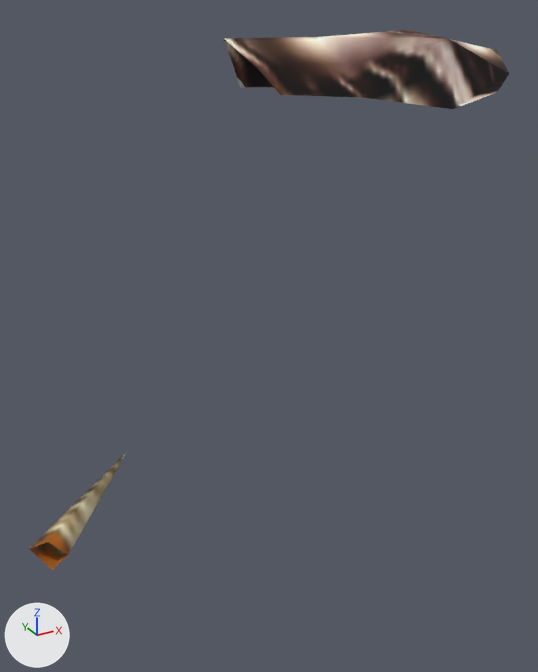
Two versions of the glTF model assets/mu/Player/Helper03.glb, one commit apart.
Before and after are seen from a 50 mm lens placed at (-0.835, -1.062, 1.153), pointed at (-0.108, 0.259, 0.493). Arrows for +X, +Y and +Z are at lower left; the lights stay in place. The picture after the commit comes second. Vertices at exactly the same position are counted once.

The first picture shows 'Helper03_mesh'.
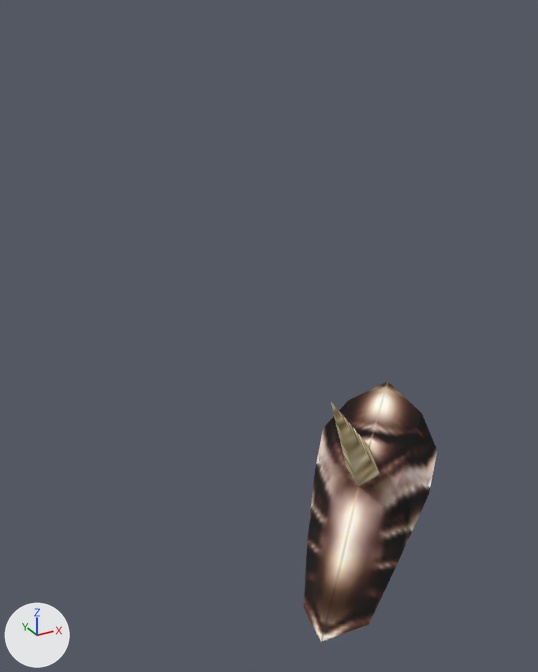
Location of each change, [x1, y1, x2, y2] in pixels of the pictures (538 x 672 px; the box of a moved part takes in the faces that stretch with it):
'Helper03_mesh', reshaped (72% narrower, 52% shorter): before [29, 30, 509, 570]; after [303, 382, 437, 642]
part 1 of me_helper03, moved or reshaped: before [223, 30, 509, 109]; after [303, 382, 437, 642]
part 2 of me_helper03, moved or reshaped: before [29, 452, 127, 570]; after [331, 402, 380, 486]

The change, as a diff of the scene's bpy script:
```diff
--- a/assets/mu/Player/Helper03.glb.py
+++ b/assets/mu/Player/Helper03.glb.py
@@ me_helper03 @@
 # used by ob_helper03_mesh; location = (0.0, 0.0, 0.0)
-me_helper03.from_pydata(...)  # 26 vertices, 42 faces; spans x -0.647..0.301, y -0.051..0.769, z -0.072..1.118
+me_helper03.from_pydata(...)  # 26 vertices, 42 faces; spans x -0.216..0.196, y -0.148..0.226, z -0.006..0.553
+# me_helper03 part 1: the loose piece of 21 vertices spanning x -0.287..0.301, y -0.051..0.22, z 0.995..1.118 is multiplied about its middle by the matrix ((0.6, -0.643, -0.477), (0.503, 0.766, -0.4), (0.623, 0.0, 0.783)), then moved by (-0.021, -0.063, -0.897)
+# me_helper03 part 2: the loose piece of 5 vertices spanning x -0.647..-0.3, y 0.402..0.769, z -0.072..0.011 is multiplied about its middle by the matrix ((-0.766, 0.0, -0.643), (-0.643, 0.0, 0.766), (0.0, 1.0, 0.0)), then moved by (0.392, -0.622, 0.401)
 me_helper03.materials.append(mat_mu0__unicon)
```
